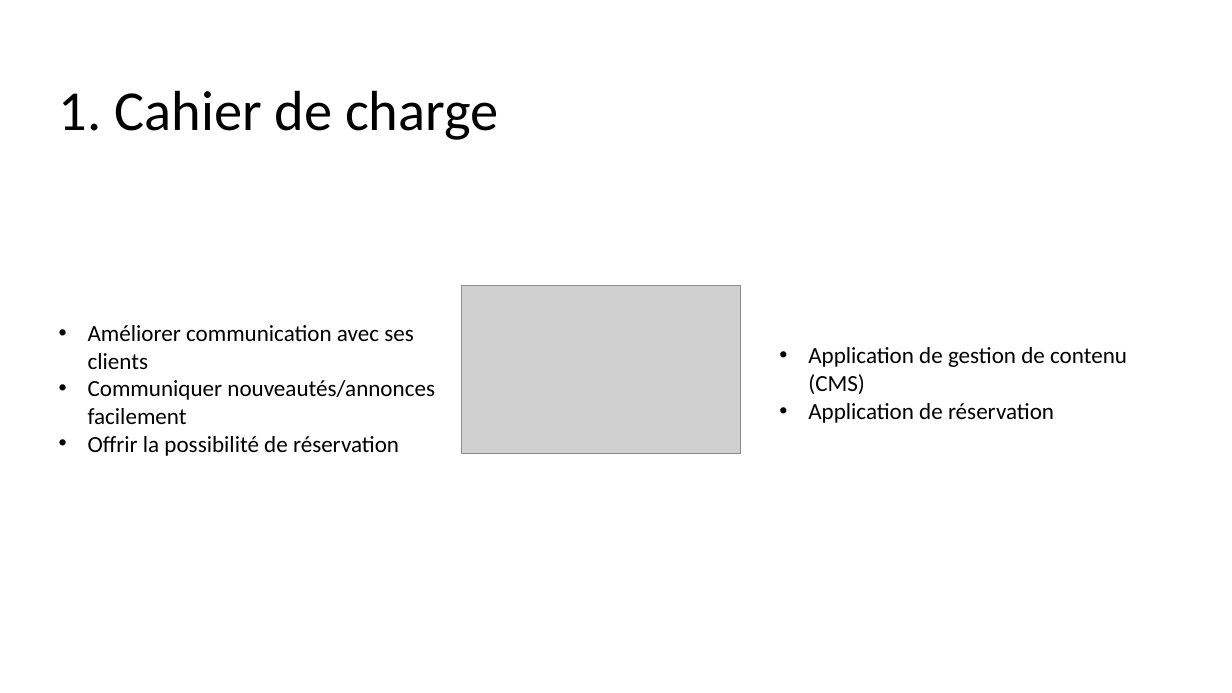
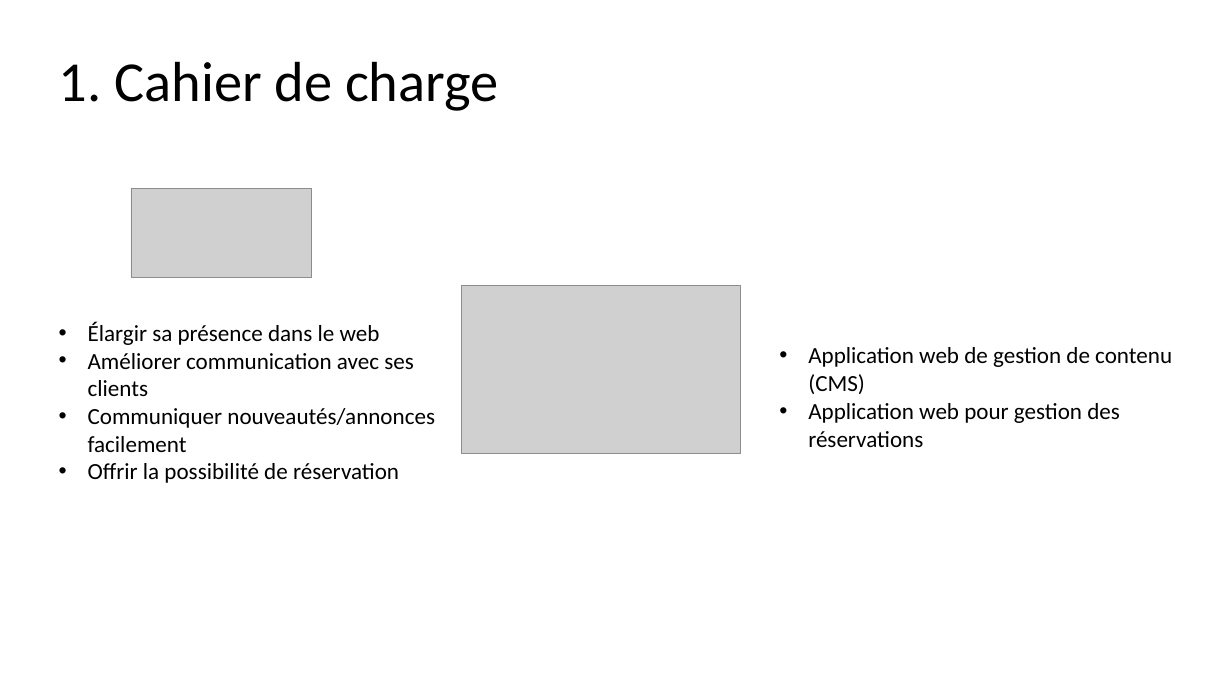
Before and after one commit to saidworks/fil_rouge, a slide deck: slide 3 of Presentation.pptx. Drawn at 1232x693 pixels with LibreOffice and Linux fonts; fonts in the diff are those of the drawing; grey boxes stand for pictures. Boxes give left, top, right and bottom in pixels: in the first picture for what was removed or moved away, otherwise in the second. Text is boxed around its words. In the diff, an @@ line names an element or a change of style, - is before the commit and + after.

Commit message:
presentation update

```diff
--- a/Presentation.pptx
+++ b/Presentation.pptx
@@ title "1. Cahier de charge": place and size @@
-title "1. Cahier de charge" at <box>59,90,499,140</box>
+title "1. Cahier de charge" at <box>59,61,499,111</box>
@@ picture added at <box>131,189,312,277</box> @@
@@ text at <box>88,321,380,345</box>: paragraph added @@
+• Élargir sa présence dans le web
@@ text at <box>808,347,1172,447</box>: text changed @@
-• Application de gestion de contenu (CMS)
-• Application de réservation
+• Application web de gestion de contenu (CMS)
+• Application web pour gestion des réservations
```
Also in this commit, not shown: 1 other slide changed, 1 slide added, 1 other file.
